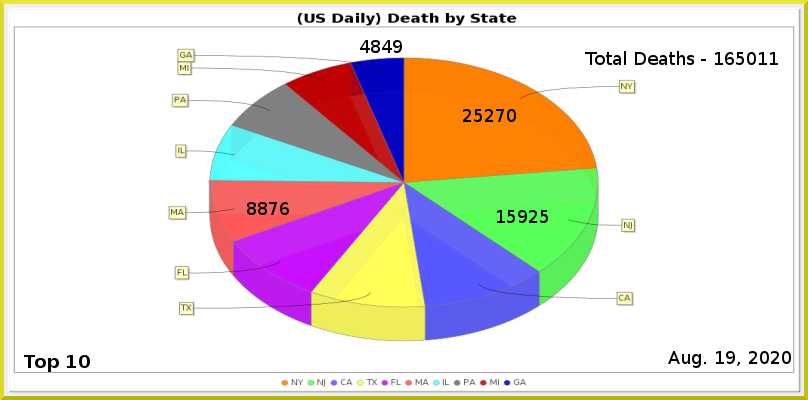
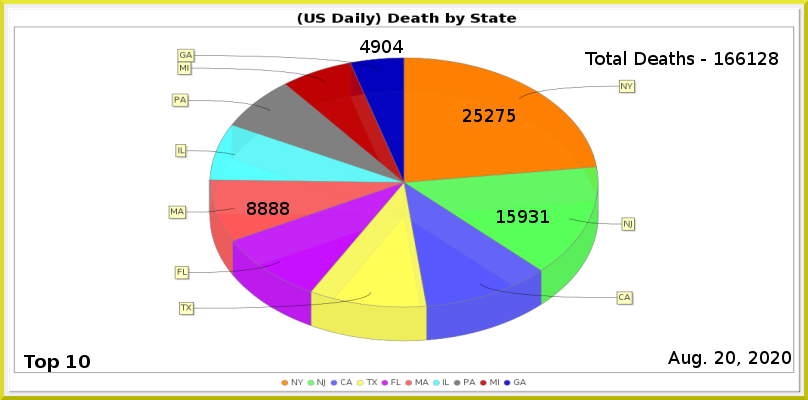
Comparing the layer stacks of the two 808×400 images. Changes:
painted on "Least" over (371, 40, 403, 53)
painted on "MA" over (269, 202, 289, 215)
painted on "NJ" over (529, 210, 549, 223)
painted on "NY" over (507, 109, 516, 122)
renamed "Total Deaths - 165011" to "Total Deaths - 166128", painted on it over (736, 52, 778, 65)
painted on "Current Date" over (715, 351, 735, 364)
painted on "Death_by_State.png" over (168, 48, 637, 342)
